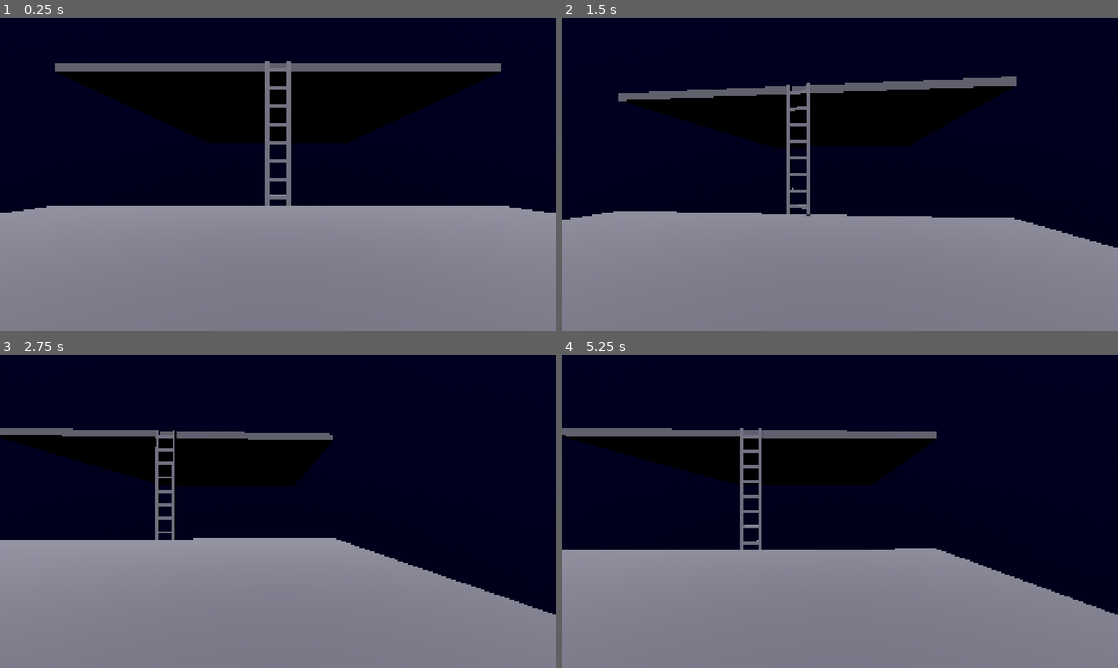
Above: before the commit, frames 1-4 (two rows, left to right).
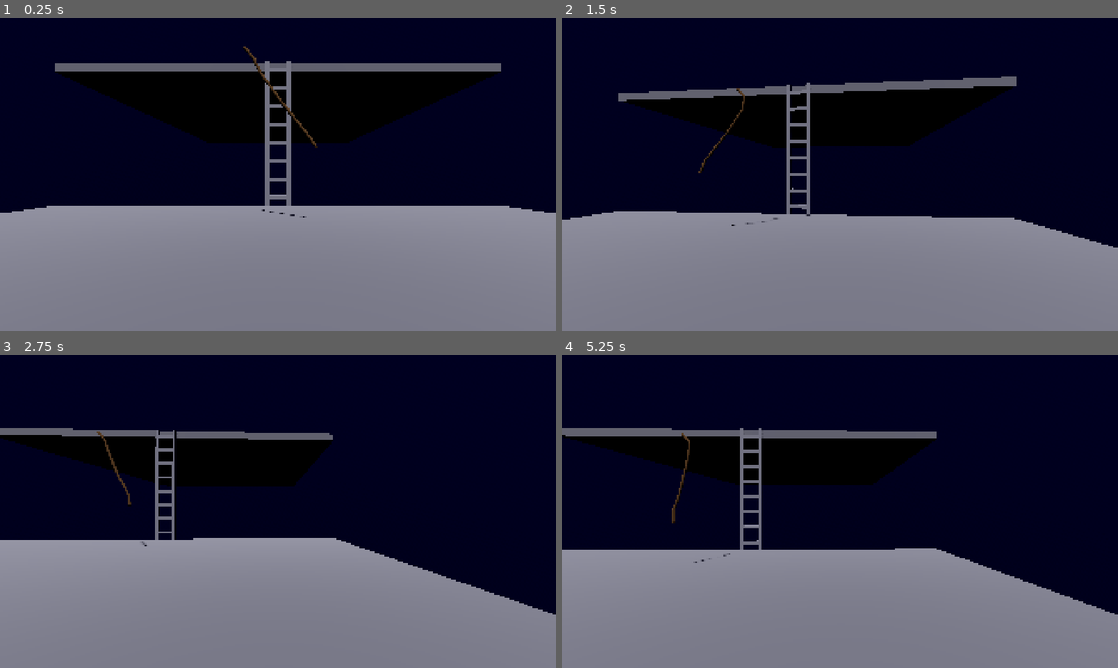
Above: after the commit, the same moments.

Repository: frosted-flare/Get-the-Dog
Game: Godot game, scene res://Scenes/main.tscn
Two runs of this game, one before a commit and one after it. Both use one fixed random seed, a clock stepped at 60 frames per second and the inputs below.
Inputs (mouse positions are in pixels of both pictures, inside the frame that each line leads up to):
- Up to frame 1 (0.25 s): no input
- Up to frame 2 (1.5 s): move the mouse to (867, 174) at 0.52 s; hold Right (Right) 0.53-1.28 s; tap F (Fire) at 0.6 s; tap Space (Jump) at 0.77 s; move the mouse to (812, 174) at 1.27 s; hold Down (Backwards) from 1.28 s (still down); tap Up (Foward) at 1.35 s
- Up to frame 3 (2.75 s): tap Space (Jump) at 1.52 s; move the mouse to (289, 505) at 2.02 s; release Down (Backwards) at 2.03 s; hold Right (Right) from 2.03 s (still down); tap E (Interact) at 2.1 s
- Up to frame 4 (5.25 s): move the mouse to (834, 517) at 2.77 s; tap F (Fire) at 2.85, 5.1 s; tap Space (Jump) at 3.02, 3.77, 4.52 s; move the mouse to (878, 514) at 3.52 s; release Right (Right) at 3.53 s; hold Up (Foward) 3.53-4.28 s; hold Left (Left) 3.53-5.03 s; move the mouse to (795, 508) at 4.27 s; tap E (Interact) at 4.35 s; move the mouse to (845, 511) at 5.02 s; hold Down (Backwards) from 5.03 s (still down)

The runs differ from the first frame. In frame 1, 0.2% of the frame differs, in the area x 43-58%, y 9-64%; in frame 2, 0.2%; in frame 3, 0.1%; in frame 4, 0.2%.

Commit message:
Rope: Added a basic rope

Diff:
--- a/Scenes/ladder.tscn
+++ b/Scenes/ladder.tscn
@@ -1,6 +1,6 @@
 [gd_scene format=3 uid="uid://cffie1mdbifgm"]
 
-[ext_resource type="Script" uid="uid://1egaqyw3i2rn" path="res://Scenes/ladder.gd" id="1_75hc7"]
+[ext_resource type="Script" uid="uid://1egaqyw3i2rn" path="res://Scripts/ladder.gd" id="1_75hc7"]
 
 [sub_resource type="BoxMesh" id="BoxMesh_ly8pi"]
 size = Vector3(0.2, 0.2, 1)
--- a/Scenes/main.tscn
+++ b/Scenes/main.tscn
@@ -3,6 +3,7 @@
 [ext_resource type="PackedScene" uid="uid://86iqaqfdo5kk" path="res://Scenes/player.tscn" id="1_jjgbg"]
 [ext_resource type="PackedScene" uid="uid://br2dwecic02pk" path="res://Scenes/cannon.tscn" id="2_bo1nx"]
 [ext_resource type="PackedScene" uid="uid://cffie1mdbifgm" path="res://Scenes/ladder.tscn" id="3_8gbba"]
+[ext_resource type="PackedScene" uid="uid://cr7r6gomeh24q" path="res://Scenes/rope.tscn" id="4_jjvhh"]
 
 [sub_resource type="StandardMaterial3D" id="StandardMaterial3D_8gbba"]
 albedo_color = Color(0.49019608, 0.49019608, 0.49019608, 1)
@@ -69,3 +70,6 @@
 
 [node name="Ladder" parent="." unique_id=1682401452 instance=ExtResource("3_8gbba")]
 transform = Transform3D(-0.0105590485, 0, -0.99994427, 0, 1, 0, 0.99994427, 0, -0.0105590485, 0, 1.414818, 12.601361)
+
+[node name="Rope" parent="." unique_id=578499675 instance=ExtResource("4_jjvhh")]
+transform = Transform3D(0.7872795, -0.6165963, 0, 0.6165963, 0.7872795, 0, 0, 0, 1, 0, 5.448205, 17.19406)
--- /dev/null
+++ b/Scenes/rope.tscn
@@ -0,0 +1,141 @@
+[gd_scene format=3 uid="uid://cr7r6gomeh24q"]
+
+[sub_resource type="CapsuleShape3D" id="CapsuleShape3D_atpgl"]
+radius = 0.05
+height = 0.5
+
+[sub_resource type="StandardMaterial3D" id="StandardMaterial3D_atpgl"]
+albedo_color = Color(0.39607844, 0.2627451, 0.12941177, 1)
+
+[sub_resource type="CapsuleMesh" id="CapsuleMesh_aw0jv"]
+material = SubResource("StandardMaterial3D_atpgl")
+radius = 0.05
+height = 0.6
+
+[node name="Rope" type="Node3D" unique_id=578499675]
+
+[node name="Segment1" type="Node3D" parent="." unique_id=1862335160]
+transform = Transform3D(1, 0, 0, 0, 1, 0, 0, 0, 1, 0, 1.5, 0)
+
+[node name="PinJoint3D" type="PinJoint3D" parent="Segment1" unique_id=1767666344]
+transform = Transform3D(1, 0, 0, 0, 1, 0, 0, 0, 1, 0, -0.25, 0)
+node_b = NodePath("../../Segment2/RigidBody3D")
+
+[node name="StaticBody3D" type="StaticBody3D" parent="Segment1" unique_id=1527877011]
+
+[node name="CollisionShape3D" type="CollisionShape3D" parent="Segment1/StaticBody3D" unique_id=691173240]
+shape = SubResource("CapsuleShape3D_atpgl")
+
+[node name="MeshInstance3D" type="MeshInstance3D" parent="Segment1/StaticBody3D" unique_id=1506453337]
+mesh = SubResource("CapsuleMesh_aw0jv")
+
+[node name="Segment2" type="Node3D" parent="." unique_id=865642367]
+transform = Transform3D(1, 0, 0, 0, 1, 0, 0, 0, 1, 0, 1, 0)
+
+[node name="RigidBody3D" type="RigidBody3D" parent="Segment2" unique_id=521859808]
+
+[node name="CollisionShape3D" type="CollisionShape3D" parent="Segment2/RigidBody3D" unique_id=1356612126]
+shape = SubResource("CapsuleShape3D_atpgl")
+
+[node name="MeshInstance3D" type="MeshInstance3D" parent="Segment2/RigidBody3D" unique_id=1866783512]
+mesh = SubResource("CapsuleMesh_aw0jv")
+
+[node name="PinJoint3D" type="PinJoint3D" parent="Segment2" unique_id=976973661]
+transform = Transform3D(1, 0, 0, 0, 1, 0, 0, 0, 1, 0, -0.25, 0)
+node_a = NodePath("../RigidBody3D")
+node_b = NodePath("../../Segment3/RigidBody3D")
+
+[node name="Segment3" type="Node3D" parent="." unique_id=1665599837]
+transform = Transform3D(1, 0, 0, 0, 1, 0, 0, 0, 1, 0, 0.5, 0)
+
+[node name="RigidBody3D" type="RigidBody3D" parent="Segment3" unique_id=219769340]
+
+[node name="CollisionShape3D" type="CollisionShape3D" parent="Segment3/RigidBody3D" unique_id=318818167]
+shape = SubResource("CapsuleShape3D_atpgl")
+
+[node name="MeshInstance3D" type="MeshInstance3D" parent="Segment3/RigidBody3D" unique_id=1758878356]
+mesh = SubResource("CapsuleMesh_aw0jv")
+
+[node name="PinJoint3D" type="PinJoint3D" parent="Segment3" unique_id=558734100]
+transform = Transform3D(1, 0, 0, 0, 1, 0, 0, 0, 1, 0, -0.25, 0)
+node_a = NodePath("../RigidBody3D")
+node_b = NodePath("../../Segment4/RigidBody3D")
+
+[node name="Segment4" type="Node3D" parent="." unique_id=680288943]
+
+[node name="RigidBody3D" type="RigidBody3D" parent="Segment4" unique_id=714290119]
+
+[node name="CollisionShape3D" type="CollisionShape3D" parent="Segment4/RigidBody3D" unique_id=657504194]
+shape = SubResource("CapsuleShape3D_atpgl")
+
+[node name="MeshInstance3D" type="MeshInstance3D" parent="Segment4/RigidBody3D" unique_id=1205329837]
+mesh = SubResource("CapsuleMesh_aw0jv")
+
+[node name="PinJoint3D" type="PinJoint3D" parent="Segment4" unique_id=217119134]
+transform = Transform3D(1, 0, 0, 0, 1, 0, 0, 0, 1, 0, -0.25, 0)
+node_a = NodePath("../RigidBody3D")
+node_b = NodePath("../../Segment5/RigidBody3D")
+
+[node name="Segment5" type="Node3D" parent="." unique_id=53564643]
+transform = Transform3D(1, 0, 0, 0, 1, 0, 0, 0, 1, 0, -0.5, 0)
+
+[node name="RigidBody3D" type="RigidBody3D" parent="Segment5" unique_id=696782260]
+
+[node name="CollisionShape3D" type="CollisionShape3D" parent="Segment5/RigidBody3D" unique_id=1481874718]
+shape = SubResource("CapsuleShape3D_atpgl")
+
+[node name="MeshInstance3D" type="MeshInstance3D" parent="Segment5/RigidBody3D" unique_id=1522516299]
+mesh = SubResource("CapsuleMesh_aw0jv")
+
+[node name="PinJoint3D" type="PinJoint3D" parent="Segment5" unique_id=1405222998]
+transform = Transform3D(1, 0, 0, 0, 1, 0, 0, 0, 1, 0, -0.25, 0)
+node_a = NodePath("../RigidBody3D")
+node_b = NodePath("../../Segment6/RigidBody3D")
+
+[node name="Segment6" type="Node3D" parent="." unique_id=400930478]
+transform = Transform3D(1, 0, 0, 0, 1, 0, 0, 0, 1, 0, -1, 0)
+
+[node name="RigidBody3D" type="RigidBody3D" parent="Segment6" unique_id=546371761]
+
+[node name="CollisionShape3D" type="CollisionShape3D" parent="Segment6/RigidBody3D" unique_id=1559400602]
+shape = SubResource("CapsuleShape3D_atpgl")
+
+[node name="MeshInstance3D" type="MeshInstance3D" parent="Segment6/RigidBody3D" unique_id=1622176294]
+mesh = SubResource("CapsuleMesh_aw0jv")
+
+[node name="PinJoint3D" type="PinJoint3D" parent="Segment6" unique_id=1988767373]
+transform = Transform3D(1, 0, 0, 0, 1, 0, 0, 0, 1, 0, -0.25, 0)
+node_a = NodePath("../RigidBody3D")
+node_b = NodePath("../../Segment7/RigidBody3D")
+
+[node name="Segment7" type="Node3D" parent="." unique_id=1200983142]
+transform = Transform3D(1, 0, 0, 0, 1, 0, 0, 0, 1, 0, -1.5, 0)
+
+[node name="RigidBody3D" type="RigidBody3D" parent="Segment7" unique_id=1230274361]
+
+[node name="CollisionShape3D" type="CollisionShape3D" parent="Segment7/RigidBody3D" unique_id=311192580]
+shape = SubResource("CapsuleShape3D_atpgl")
+
+[node name="MeshInstance3D" type="MeshInstance3D" parent="Segment7/RigidBody3D" unique_id=838831484]
+mesh = SubResource("CapsuleMesh_aw0jv")
+
+[node name="PinJoint3D" type="PinJoint3D" parent="Segment7" unique_id=1499262140]
+transform = Transform3D(1, 0, 0, 0, 1, 0, 0, 0, 1, 0, -0.25, 0)
+node_a = NodePath("../RigidBody3D")
+node_b = NodePath("../../Segment8/RigidBody3D")
+
+[node name="Segment8" type="Node3D" parent="." unique_id=1277876193]
+transform = Transform3D(1, 0, 0, 0, 1, 0, 0, 0, 1, 0, -2, 0)
+
+[node name="RigidBody3D" type="RigidBody3D" parent="Segment8" unique_id=1059805305]
+
+[node name="CollisionShape3D" type="CollisionShape3D" parent="Segment8/RigidBody3D" unique_id=620993222]
+shape = SubResource("CapsuleShape3D_atpgl")
+
+[node name="MeshInstance3D" type="MeshInstance3D" parent="Segment8/RigidBody3D" unique_id=952983656]
+mesh = SubResource("CapsuleMesh_aw0jv")
+
+[node name="PinJoint3D" type="PinJoint3D" parent="Segment8" unique_id=856690182]
+transform = Transform3D(1, 0, 0, 0, 1, 0, 0, 0, 1, 0, -0.25, 0)
+node_a = NodePath("../RigidBody3D")
+node_b = NodePath("../../Segment3/RigidBody3D")
Renamed: Scenes/ladder.gd -> Scripts/ladder.gd
Renamed: Scenes/ladder.gd.uid -> Scripts/ladder.gd.uid
